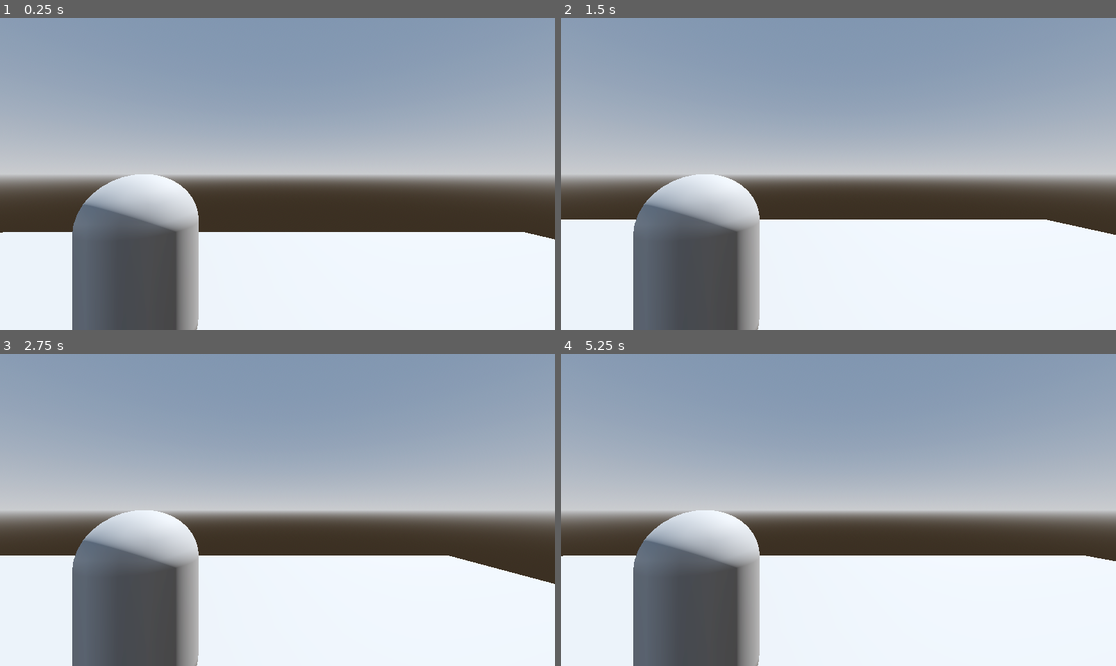
Above: before the commit, frames 1-4 (two rows, left to right).
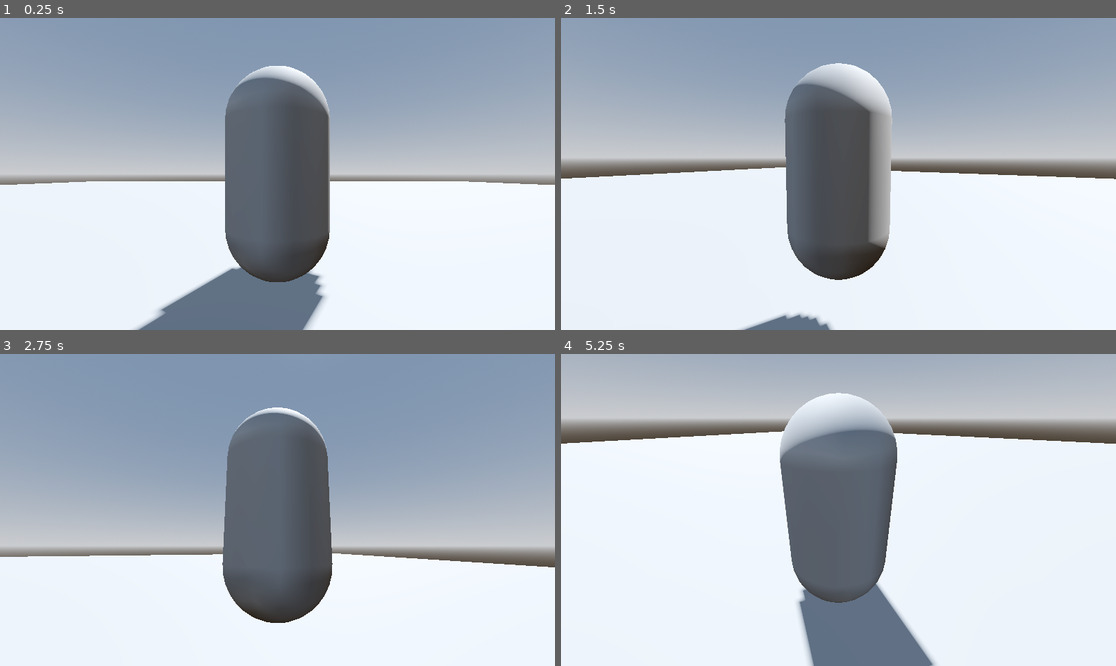
Above: after the commit, the same moments.

Repository: Bartiam/3D_Rpg_Learning_Godot
Game: Godot game, scene res://Maps/level.tscn
The game is run twice, just before and just after one commit, with the same random seed, the same clock (stepped at 60 frames per second) and the same inputs.
Inputs (mouse positions are in pixels of both pictures, inside the frame that each line leads up to):
- Up to frame 1 (0.25 s): no input
- Up to frame 2 (1.5 s): move the mouse to (960, 158) at 0.52 s; hold Right (ui_right) 0.53-1.28 s; tap Space (Jump) at 0.6, 0.77, 1.07, 1.35 s; move the mouse to (727, 189) at 1.27 s; hold Down (ui_down) from 1.28 s (still down)
- Up to frame 3 (2.75 s): tap Space (Jump) at 1.52, 1.82, 2.1 s; move the mouse to (333, 441) at 2.02 s; release Down (ui_down) at 2.03 s; hold Right (ui_right) from 2.03 s (still down)
- Up to frame 4 (5.25 s): move the mouse to (810, 572) at 2.77 s; release Right (ui_right) at 2.78 s; hold Up (ui_up) 2.78-3.53 s; tap Space (Jump) at 2.85, 3.02, 3.32, 3.6, 3.77, 4.07, 4.35, 4.52, 4.82, 5.1 s; move the mouse to (1005, 556) at 3.52 s; hold Left (ui_left) 3.53-5.03 s; tap F (Cancel, bound only after the commit) at 4.15 s; move the mouse to (672, 463) at 4.27 s; move the mouse to (866, 510) at 5.02 s; hold Down (ui_down) from 5.03 s (still down)

The runs differ from the first frame. In frame 1, 35% of the frame differs, in the area x 0-100%, y 15-100%; in frame 2, 35%; in frame 3, 36%; in frame 4, 78%, in the area x 0-100%, y 0-100%.

Commit message:
Updated.

Diff:
--- a/Characters/Players/Character_Base.gd
+++ b/Characters/Players/Character_Base.gd
@@ -1,10 +1,39 @@
 extends CharacterBody3D
 
+# Variables #
 @export_category("Character Specifications")
-@export var MovementSpeed: float = 5
-@export var JumpVelocity: float = 5
+@export var MovementSpeed: float = 0
+@export var JumpVelocity: float = 0
+@export var MouseSensitivity: float = 0.05
+@export var MinBoundary: float = -60
+@export var MaxBoundary: float = 10
 
 var Gravity: float = ProjectSettings.get_setting("physics/3d/default_gravity")
+
+# Stores the x/y directions the player is trying to look in
+var LookingCharacter: Vector2 = Vector2.ZERO
+
+@onready var HorisontalPivot: Node3D = $HorisontalPivot
+@onready var VerticalPivot: Node3D = $HorisontalPivot/VerticalPivot
+# Variables #
+
+# Functions #
+func _ready() -> void:
+	Input.mouse_mode = Input.MOUSE_MODE_CAPTURED
+
+
+
+
+func _unhandled_input(event: InputEvent) -> void:
+	if event.is_action_pressed("Cancel"):
+		Input.mouse_mode = Input.MOUSE_MODE_VISIBLE
+
+	if Input.mouse_mode == Input.MOUSE_MODE_CAPTURED:
+		if event is InputEventMouseMotion:
+			LookingCharacter = -event.relative * MouseSensitivity
+			print(LookingCharacter)
+
+
 
 func _physics_process(delta: float) -> void:
 	# add gravity to the character
@@ -14,14 +43,29 @@
 	if Input.is_action_just_pressed("Jump") and is_on_floor():
 		velocity.y = JumpVelocity
 
-	var InputDir: Vector2 = Input.get_vector("ui_left", "ui_right", "ui_up", "ui_down")
+	var InputDir: Vector2 = Input.get_vector("Move_Left", "Move_Right", "Move_Forward", "Move_Backward")
 	var Direction: Vector3 = (transform.basis * Vector3(InputDir.x, 0, InputDir.y)).normalized()
 
 	if (Direction):
 		velocity.x = Direction.x * MovementSpeed
-		velocity.y = Direction.y * MovementSpeed
+		velocity.z = Direction.z * MovementSpeed
 	else:
 		velocity.x = move_toward(velocity.x, 0, MovementSpeed)
 		velocity.z = move_toward(velocity.z, 0, MovementSpeed)
 
+	frame_camera_rotation(delta)
 	move_and_slide()
+
+
+
+func frame_camera_rotation(DeltaTime: float) -> void:
+	HorisontalPivot.rotate_y(LookingCharacter.x * MouseSensitivity)
+	VerticalPivot.rotate_x(LookingCharacter.y * MouseSensitivity)
+
+	VerticalPivot.rotation.x = clampf(
+		VerticalPivot.rotation.x,
+		 deg_to_rad(MinBoundary),
+		 deg_to_rad(MaxBoundary))
+
+	$SpringArm3D.global_transform = VerticalPivot.global_transform
+	LookingCharacter = Vector2.ZERO
--- a/Characters/Players/Character_Base.tscn
+++ b/Characters/Players/Character_Base.tscn
@@ -15,5 +15,11 @@
 [node name="MeshInstance3D" type="MeshInstance3D" parent="."]
 mesh = SubResource("CapsuleMesh_1hec8")
 
-[node name="Camera3D" type="Camera3D" parent="."]
-transform = Transform3D(1, 0, 0, 0, 1, 0, 0, 0, 1, 1.311, 1, 2)
+[node name="SpringArm3D" type="SpringArm3D" parent="."]
+spring_length = 2.0
+
+[node name="Camera3D" type="Camera3D" parent="SpringArm3D"]
+
+[node name="HorisontalPivot" type="Node3D" parent="."]
+
+[node name="VerticalPivot" type="Node3D" parent="HorisontalPivot"]
--- a/Maps/level.tscn
+++ b/Maps/level.tscn
@@ -26,7 +26,10 @@
 
 [node name="CSGBox3D" type="CSGBox3D" parent="."]
 transform = Transform3D(1, 0, 0, 0, 1, 0, 0, 0, 1, 0, -0.5, 0)
+use_collision = true
 size = Vector3(50, 1, 50)
 
 [node name="Character" parent="." instance=ExtResource("1_rdtea")]
-transform = Transform3D(1, 0, 0, 0, 1, 0, 0, 0, 1, 0, 4.91005, -7.45074)
+transform = Transform3D(1, 0, 0, 0, 1, 0, 0, 0, 1, 0, 1, 0)
+MovementSpeed = 5.0
+JumpVelocity = 5.0
--- a/project.godot
+++ b/project.godot
@@ -28,6 +28,40 @@
 Jump={
 "deadzone": 0.2,
 "events": [Object(InputEventKey,"resource_local_to_scene":false,"resource_name":"","device":0,"window_id":0,"alt_presse …(189 unchanged characters)…
+, Object(InputEventJoypadButton,"resource_local_to_scene":false,"resource_name":"","device":-1,"button_index":0,"pressure":0.0,"pressed":true,"script":null)
+]
+}
+Move_Forward={
+"deadzone": 0.2,
+"events": [Object(InputEventKey,"resource_local_to_scene":false,"resource_name":"","device":-1,"window_id":0,"alt_pressed":false,"shift_pressed":false,"ctrl_pressed":false,"meta_pressed":false,"pressed":false,"keycode":0,"physical_keycode":87,"key_label":0,"unicode":119,"location":0,"echo":false,"script":null)
+, Object(InputEventJoypadMotion,"resource_local_to_scene":false,"resource_name":"","device":-1,"axis":1,"axis_value":-1.0,"script":null)
+, Object(InputEventKey,"resource_local_to_scene":false,"resource_name":"","device":-1,"window_id":0,"alt_pressed":false,"shift_pressed":false,"ctrl_pressed":false,"meta_pressed":false,"pressed":false,"keycode":0,"physical_keycode":4194320,"key_label":0,"unicode":0,"location":0,"echo":false,"script":null)
+]
+}
+Move_Right={
+"deadzone": 0.2,
+"events": [Object(InputEventKey,"resource_local_to_scene":false,"resource_name":"","device":-1,"window_id":0,"alt_pressed":false,"shift_pressed":false,"ctrl_pressed":false,"meta_pressed":false,"pressed":false,"keycode":0,"physical_keycode":68,"key_label":0,"unicode":100,"location":0,"echo":false,"script":null)
+, Object(InputEventJoypadMotion,"resource_local_to_scene":false,"resource_name":"","device":-1,"axis":1,"axis_value":1.0,"script":null)
+, Object(InputEventKey,"resource_local_to_scene":false,"resource_name":"","device":-1,"window_id":0,"alt_pressed":false,"shift_pressed":false,"ctrl_pressed":false,"meta_pressed":false,"pressed":false,"keycode":0,"physical_keycode":4194321,"key_label":0,"unicode":0,"location":0,"echo":false,"script":null)
+]
+}
+Move_Backward={
+"deadzone": 0.2,
+"events": [Object(InputEventKey,"resource_local_to_scene":false,"resource_name":"","device":-1,"window_id":0,"alt_pressed":false,"shift_pressed":false,"ctrl_pressed":false,"meta_pressed":false,"pressed":false,"keycode":0,"physical_keycode":83,"key_label":0,"unicode":115,"location":0,"echo":false,"script":null)
+, Object(InputEventJoypadMotion,"resource_local_to_scene":false,"resource_name":"","device":-1,"axis":1,"axis_value":1.0,"script":null)
+, Object(InputEventKey,"resource_local_to_scene":false,"resource_name":"","device":-1,"window_id":0,"alt_pressed":false,"shift_pressed":false,"ctrl_pressed":false,"meta_pressed":false,"pressed":false,"keycode":0,"physical_keycode":4194322,"key_label":0,"unicode":0,"location":0,"echo":false,"script":null)
+]
+}
+Move_Left={
+"deadzone": 0.2,
+"events": [Object(InputEventKey,"resource_local_to_scene":false,"resource_name":"","device":-1,"window_id":0,"alt_pressed":false,"shift_pressed":false,"ctrl_pressed":false,"meta_pressed":false,"pressed":false,"keycode":0,"physical_keycode":65,"key_label":0,"unicode":97,"location":0,"echo":false,"script":null)
+, Object(InputEventJoypadMotion,"resource_local_to_scene":false,"resource_name":"","device":-1,"axis":0,"axis_value":-1.0,"script":null)
+, Object(InputEventKey,"resource_local_to_scene":false,"resource_name":"","device":-1,"window_id":0,"alt_pressed":false,"shift_pressed":false,"ctrl_pressed":false,"meta_pressed":false,"pressed":false,"keycode":0,"physical_keycode":4194319,"key_label":0,"unicode":0,"location":0,"echo":false,"script":null)
+]
+}
+Cancel={
+"deadzone": 0.2,
+"events": [Object(InputEventKey,"resource_local_to_scene":false,"resource_name":"","device":-1,"window_id":0,"alt_pressed":false,"shift_pressed":false,"ctrl_pressed":false,"meta_pressed":false,"pressed":false,"keycode":0,"physical_keycode":70,"key_label":0,"unicode":102,"location":0,"echo":false,"script":null)
 ]
 }
 
